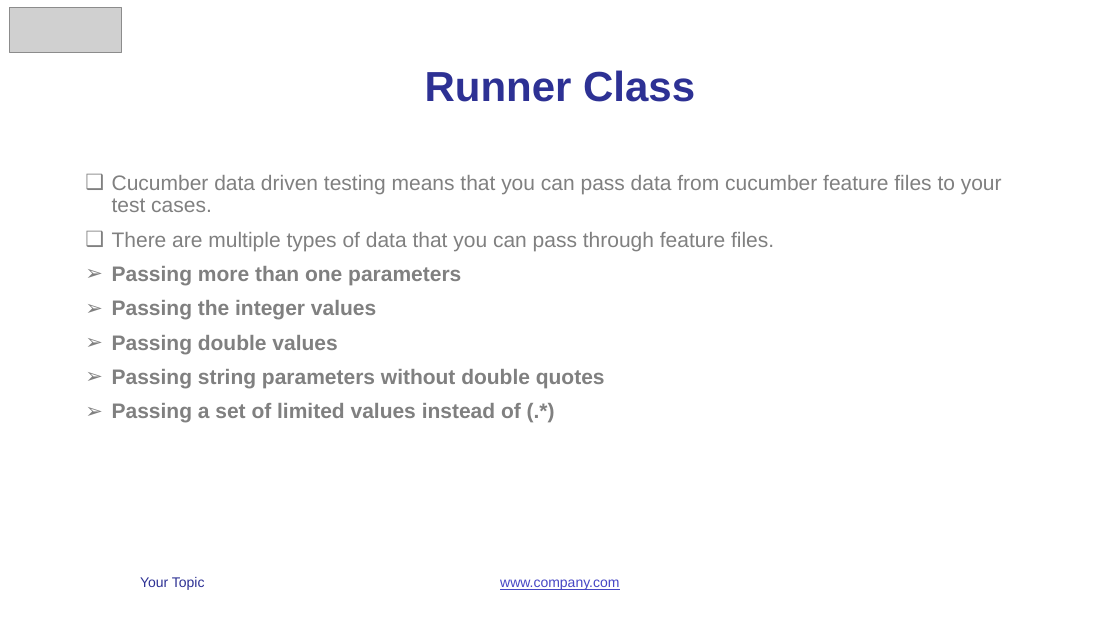
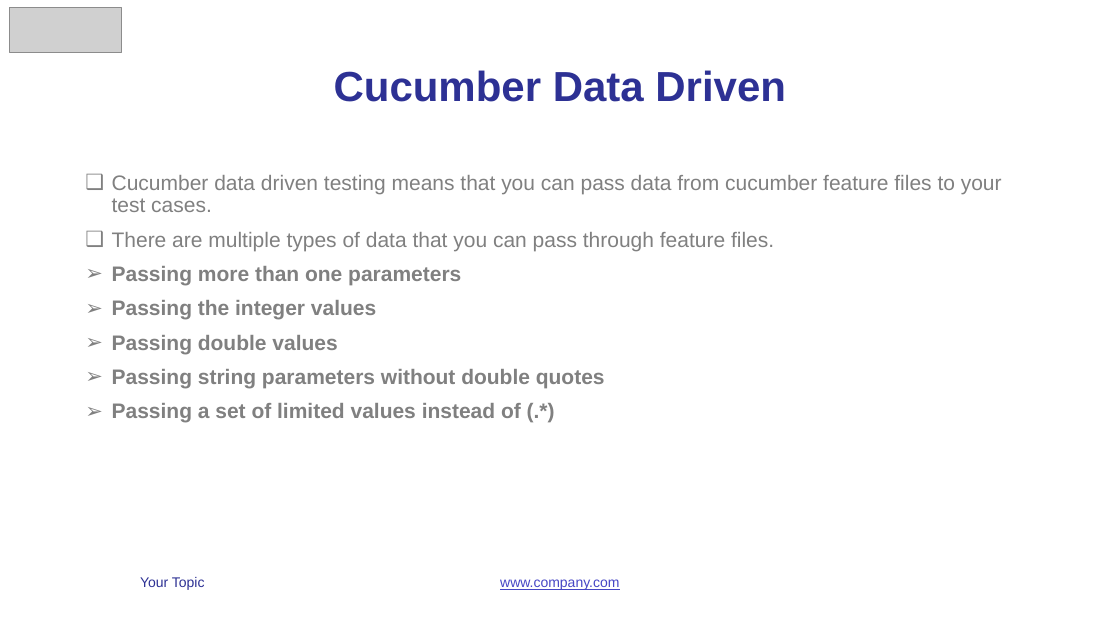
Before and after one commit to vunguyen2588/Cucumber, a slide deck: slide 15 of b4uconference_cucumber_slide.pptx (slide 14 before the commit). Drawn at 1120x630 pixels with LibreOffice and Linux fonts; fonts in the diff are those of the drawing; grey boxes stand for pictures. Boxes give left, top, right and bottom in pixels: in the first picture for what was removed or moved away, otherwise in the second. Text is boxed around its words. In the diff, an @@ line names an element or a change of style, - is before the commit and + after.

```diff
--- a/b4uconference_cucumber_slide.pptx
+++ b/b4uconference_cucumber_slide.pptx
@@ title at bbox=[334, 70, 786, 102]: text changed @@
-Runner Class
+Cucumber Data Driven
```
Also in this commit, not shown: 4 other slides changed, 2 slides added, 26 other files.
